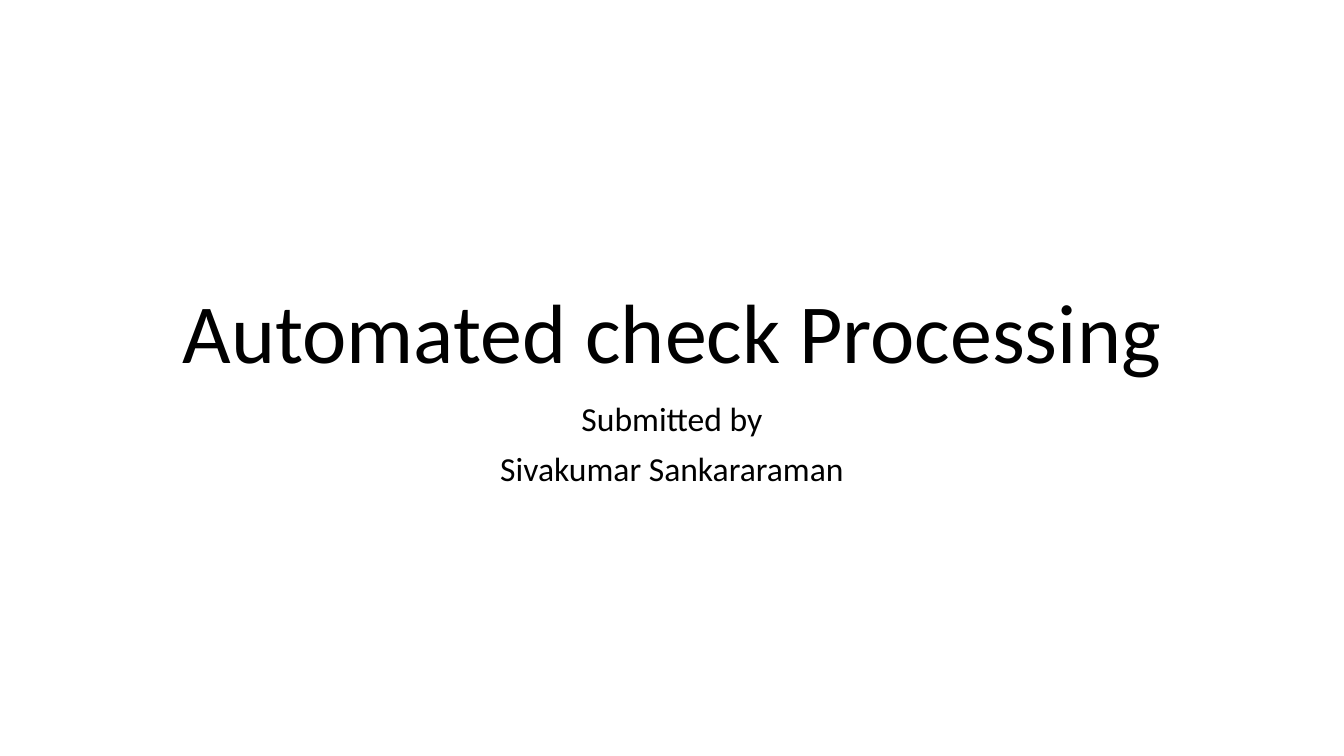
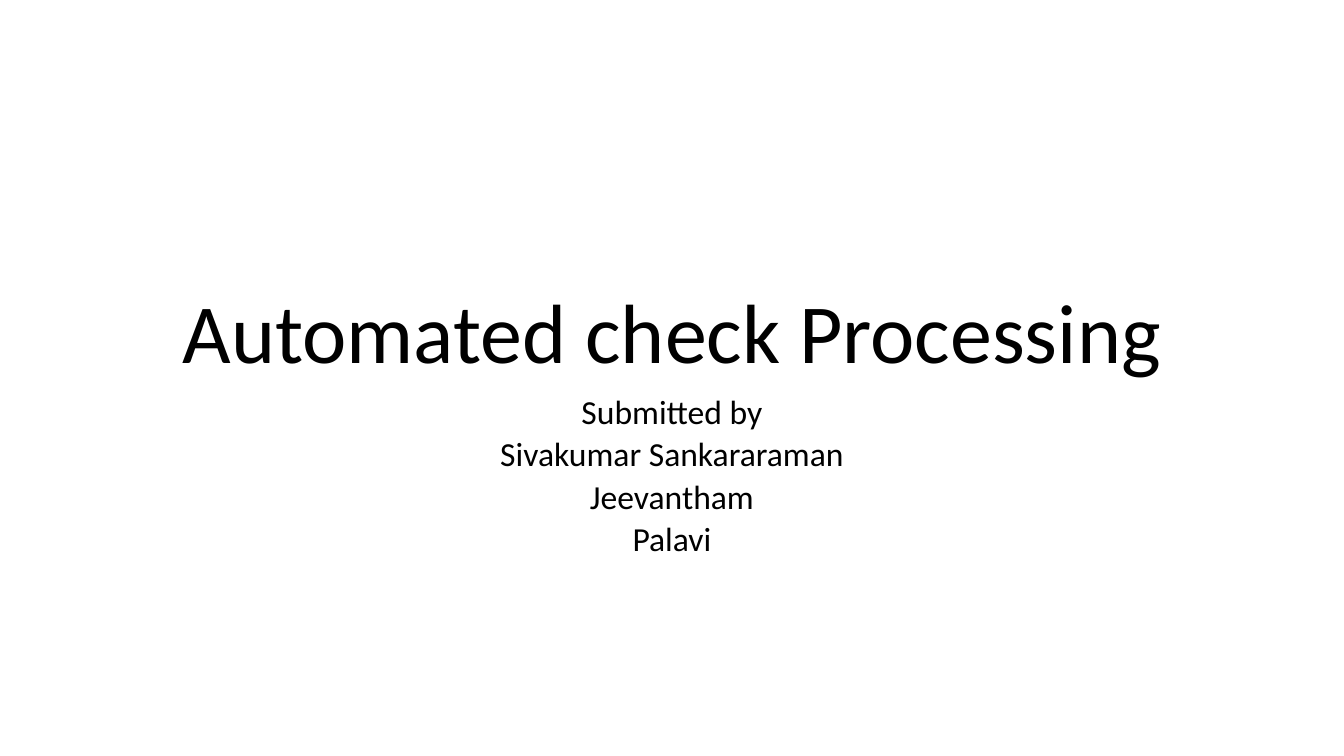
Before and after one commit to siva-tcs/TG-Auto-check, a slide deck: slide 1 of Automated check Processing.pptx. Drawn at 1344x756 pixels with LibreOffice and Linux fonts; fonts in the diff are those of the drawing. Boxes give left, top, right and bottom in pixels: in the first picture for what was removed or moved away, otherwise in the second. Text is boxed around its words. In the diff, an @@ line names an element or a change of style, - is before the commit and + after.

```diff
--- a/Automated check Processing.pptx
+++ b/Automated check Processing.pptx
@@ subtitle at <box>500,400,844,467</box>: line spacing 0.9 to 0.7 @@
@@ subtitle at <box>590,485,754,552</box>: paragraphs added @@
+Jeevantham
+Palavi
```
Also in this commit, not shown: 1 other slide changed, 1 slide added, 2 other files.
